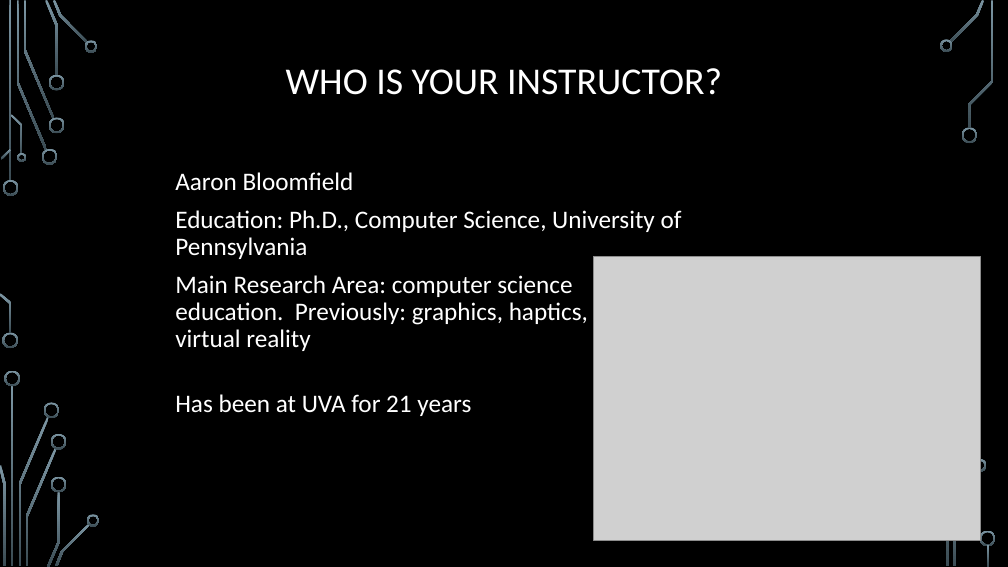
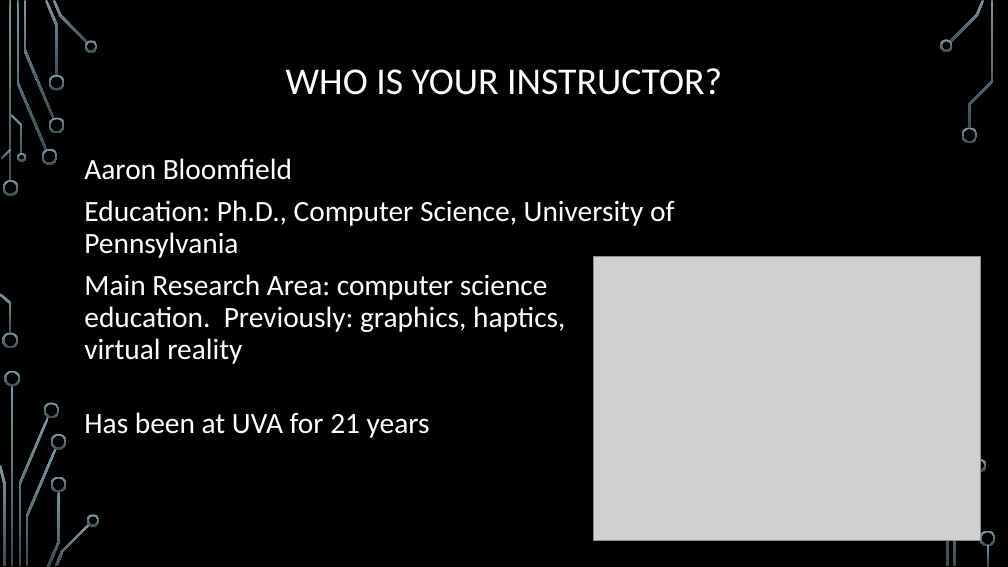
Before and after one commit to markfloryan/dsa2, a slide deck: slide 28 of slides/00-Introduction.pptx. Drawn at 1008x567 pixels with LibreOffice and Linux fonts; fonts in the diff are those of the drawing; grey boxes stand for pictures; background and template pictures are left out. Boxes give left, top, right and bottom in pixels: in the first picture for what was removed or moved away, otherwise in the second. Text is boxed around its words. In the diff, an @@ line names an element or a change of style, - is before the commit and + after.

```diff
--- a/slides/00-Introduction.pptx
+++ b/slides/00-Introduction.pptx
@@ text "Aaron Bloomfield": place and size @@
-text "Aaron Bloomfield" at (175,172,682,416)
+text "Aaron Bloomfield" at (84,158,674,438)
@@ text "Aaron Bloomfield" at (84,158,674,438): size 24 to 28 pt @@
```
Also in this commit, not shown: 8 other slides changed, 2 other files.
